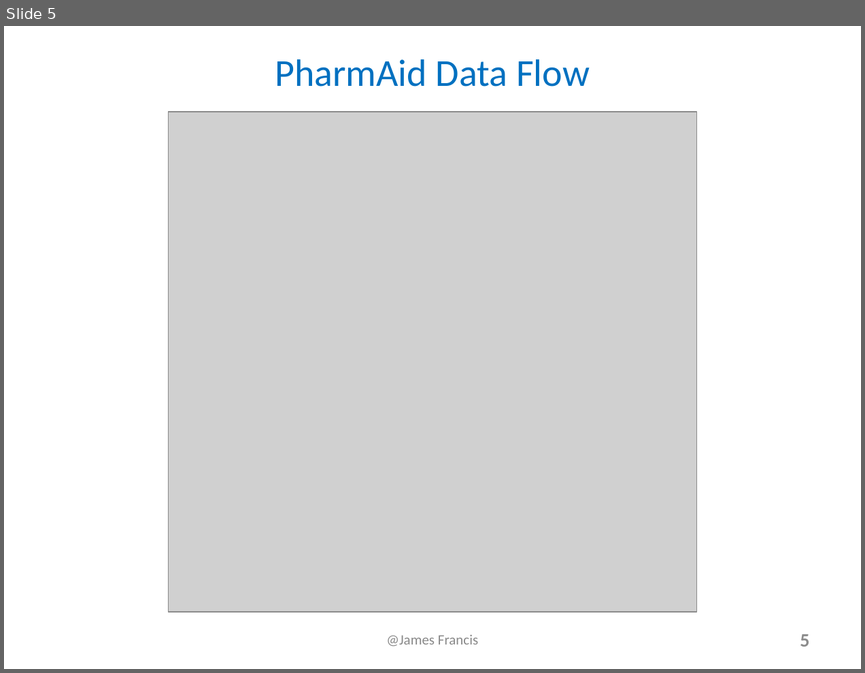
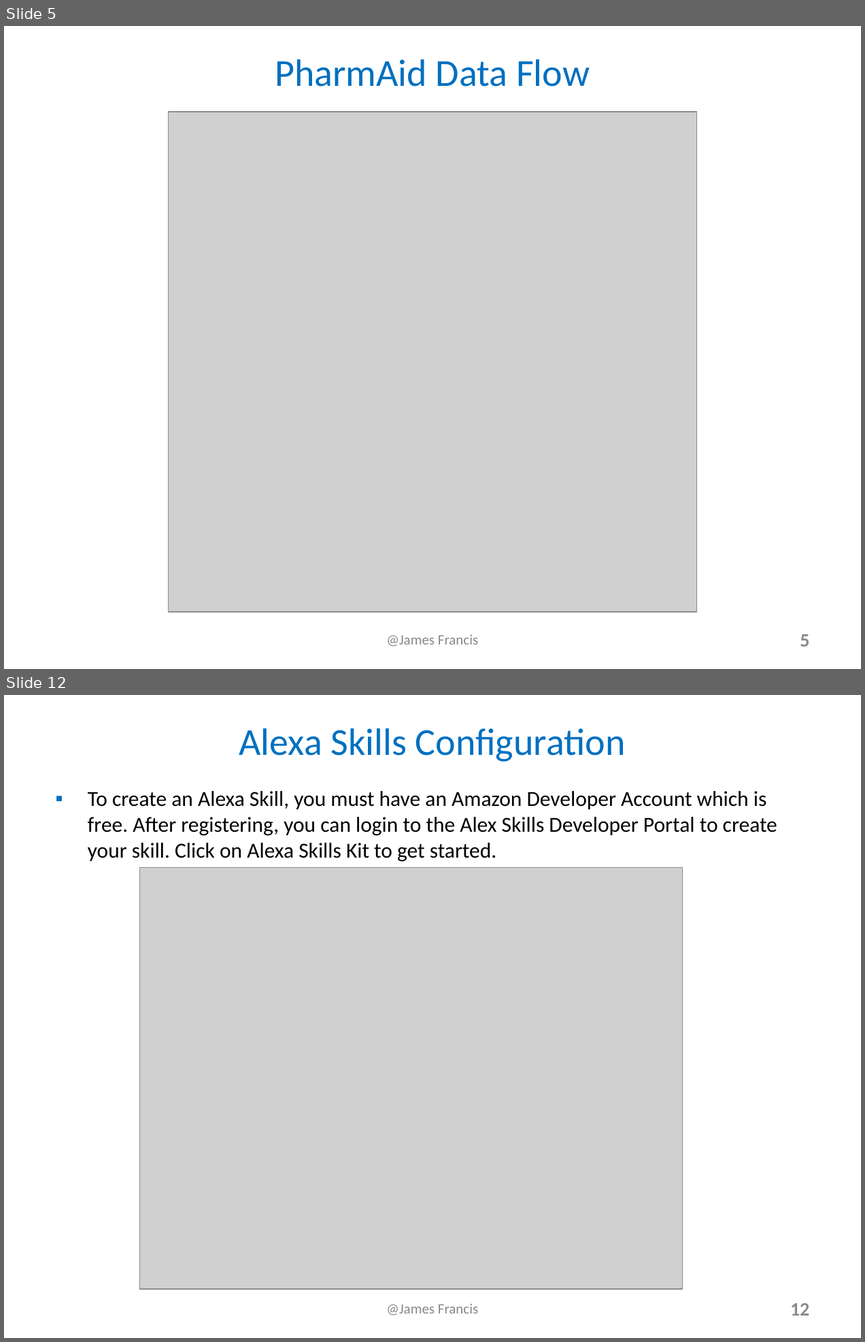
Before and after one commit to james-francis/DeepAzure-FinalProject, a slide deck: Alexa_JamesFrancis_Presentation.pptx. Shown one above the other, each under a label of ours: slide 5 before the commit, slides 5 and 12 after it; the slides between them are not shown. The pictures are 865x673 and 865x1342 pixels, drawn with LibreOffice and Linux fonts; fonts in the diff are those of the drawing; grey boxes stand for pictures. Boxes give left, top, right and bottom in pixels: in the first picture for what was removed or moved away, otherwise in the second. Text is boxed around its words. In the diff, an @@ line names an element or a change of style, - is before the commit and + after.

```diff
--- a/Alexa_JamesFrancis_Presentation.pptx
+++ b/Alexa_JamesFrancis_Presentation.pptx
@@ slide 12 added at <box>4,695,861,1338</box>, background #FFFFFF @@
@@ title added at <box>239,728,626,762</box>, 32 pt, text #0070C0 @@
+Alexa Skills Configuration
@@ text added at <box>88,791,777,862</box>, 18 pt, text #000000 @@
+▪ To create an Alexa Skill, you must have an Amazon Developer Account which is free. After registering, you can login to the Alex Skills Developer Portal to create your skill. Click on Alexa Skills Kit to get started.
@@ picture added at <box>139,867,682,1289</box> @@
@@ text added at <box>386,1303,478,1315</box>, 12 pt, text #898989 @@
+@James Francis
@@ page number added at <box>790,1303,809,1315</box>, 16 pt, text #8C8C8C, bold @@
+12
```
Also in this commit, not shown: 3 slides changed, 13 other slides added, 1 other file.
